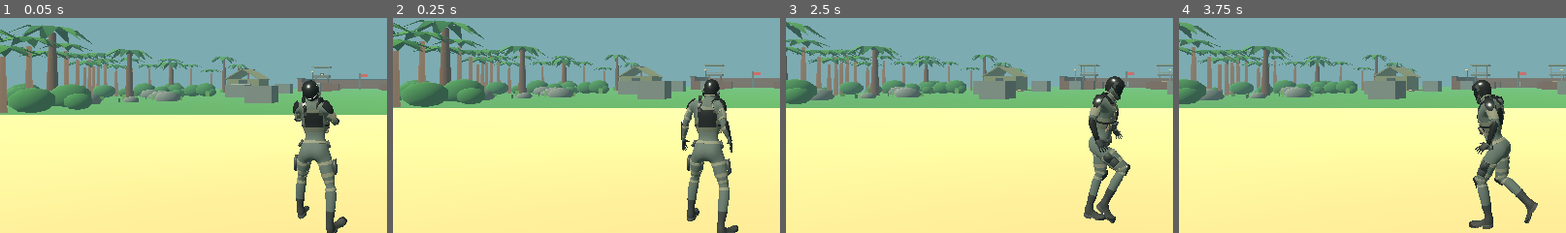
Above: before the commit, frames 1-4 (left to right).
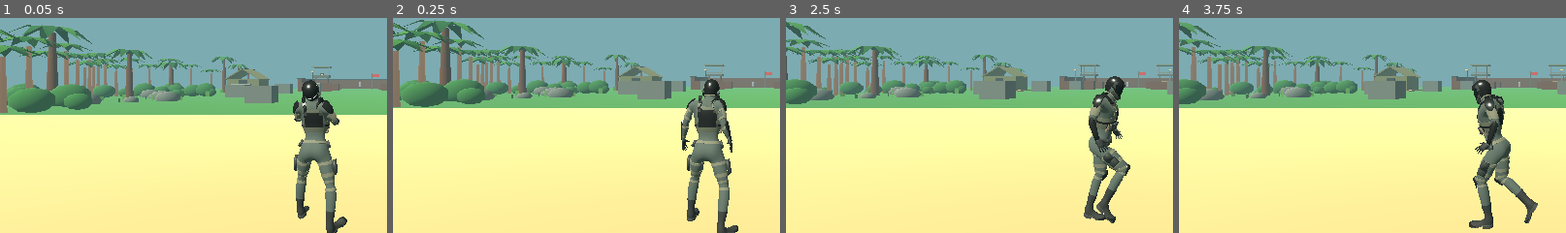
Above: after the commit, the same moments.

Repository: gauravprajapat-23/commando-assesian
Game: Godot game, scene res://scenes/main.tscn
Same seed, same stepped clock (60 frames per second), same inputs: the game is played once before the commit and once after it.
Inputs (mouse positions are % of the whole screen's width and height, from its top left):
- Up to frame 1 (0.05 s): no input
- Up to frame 2 (0.25 s): no input
- Up to frame 3 (2.5 s): tap Enter at 0.5 s; move the mouse to (72, 44) at 0.52 s; hold D 0.53-1.25 s; tap 1 at 0.6 s; click (72, 44) at 0.67 s; tap Space at 0.77 s; drag from (30, 54) to (45, 70) at 1.27 s; move the mouse to (60, 27) at 2.02 s; hold D from 2.03 s (still down); tap 3 at 2.1 s
- Up to frame 4 (3.75 s): release D at 2.75 s; drag from (45, 70) to (20, 34) at 2.77 s; move the mouse to (80, 65) at 3.52 s; hold A from 3.53 s (still down); tap C at 3.6 s
The pictures show only the part of the screen within x 3-53%, y 35-85%; the shares and areas given below are measured in that part.

The runs differ from the first frame. In frame 1, less than 0.1% of the frame differs, in the area x 92-98%, y 25-34%; in frame 2, less than 0.1%; in frame 3, less than 0.1%; in frame 4, less than 0.1%.

Commit message:
Move objective mast off central playable route to prevent player collision blockage

Diff:
--- a/scripts/world/island_01.gd
+++ b/scripts/world/island_01.gd
@@ -194,7 +194,7 @@
 	for i in range(4):
 		_box("OutpostCrate_%02d" % i, Vector3(-7 + float(i % 2) * 14, 0.9, -36 - float(i / 2) * 10), Vector3(2.5, 1.8, 2.5), WOOD)
 	# Distinct objective landmark and extraction identifier, no trigger logic.
-	_cylinder("ObjectiveMast", Vector3(0, 2.5, -44), 0.23, 5.0, METAL)
-	_box("ObjectiveFlag", Vector3(1.1, 4.25, -44), Vector3(2.2, 1.0, 0.12), FLAG, false)
+	_cylinder("ObjectiveMast", Vector3(3.6, 2.5, -44), 0.23, 5.0, METAL)
+	_box("ObjectiveFlag", Vector3(4.7, 4.25, -44), Vector3(2.2, 1.0, 0.12), FLAG, false)
 	_cylinder("ExtractionBeacon", Vector3(-24, 1.15, 35), 1.1, 2.3, METAL)
 	_box("ExtractionLamp", Vector3(-24, 2.6, 35), Vector3(1.5, 0.6, 1.5), FLAG, false)
